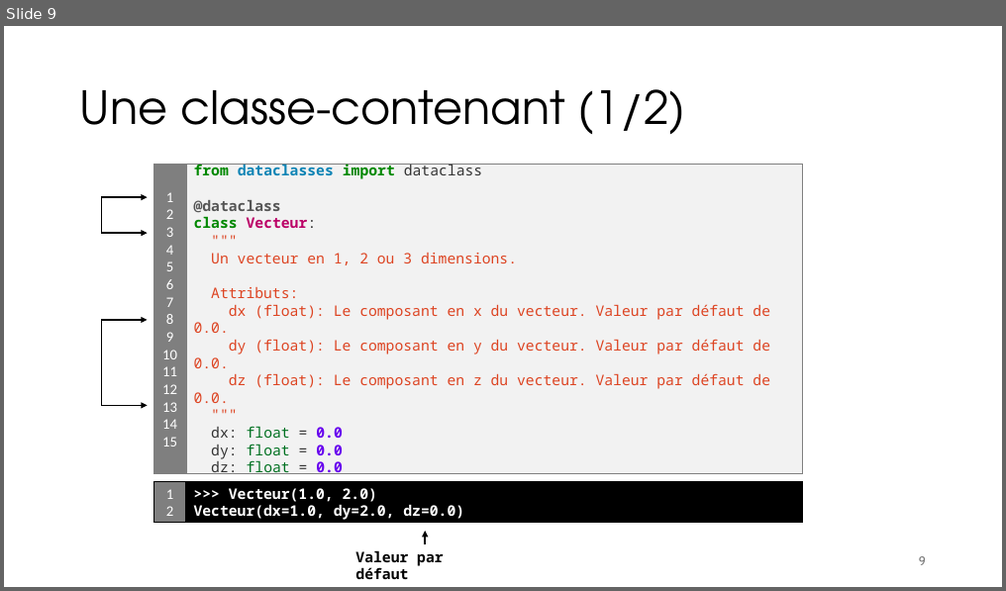
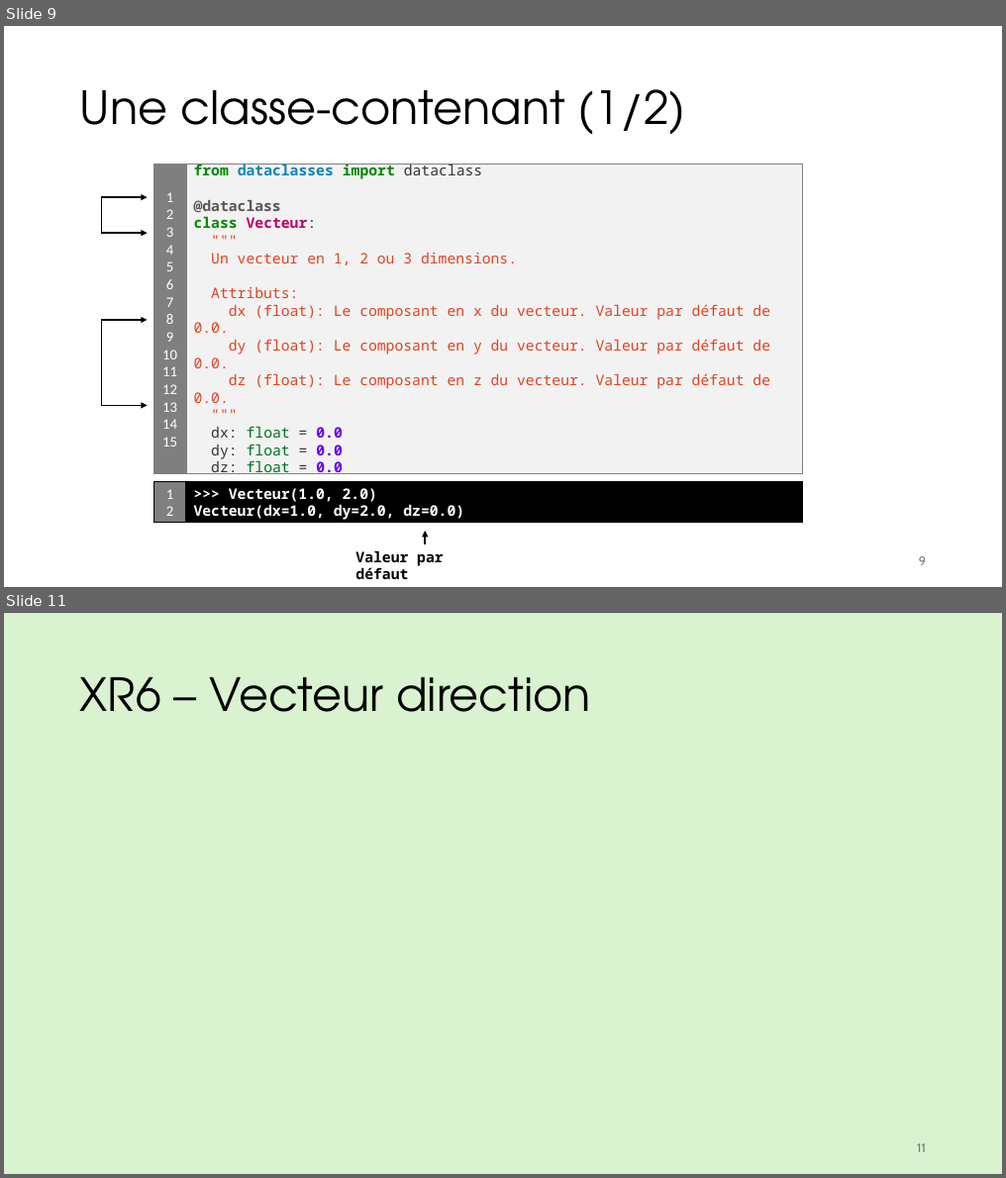
Before and after one commit to iannickgagnon/sagedays_iannick_2026, a slide deck: python_2/presentation_python_2.pptx. Shown one above the other, each under a label of ours: slide 9 before the commit, slides 9 and 11 after it; the slides between them are not shown. The pictures are 1006x591 and 1006x1178 pixels, drawn with LibreOffice and Linux fonts; fonts in the diff are those of the drawing; grey boxes stand for pictures. Boxes give left, top, right and bottom in pixels: in the first picture for what was removed or moved away, otherwise in the second. Text is boxed around its words. In the diff, an @@ line names an element or a change of style, - is before the commit and + after.

```diff
--- a/python_2/presentation_python_2.pptx
+++ b/python_2/presentation_python_2.pptx
@@ slide 11 added at <box>4,613,1002,1174</box>, background #D9F2D0 @@
@@ title added at <box>80,677,591,712</box>, 44 pt, text #000000 @@
+XR6 – Vecteur direction
@@ page number added at <box>917,1144,926,1153</box>, 12 pt, text #797979 @@
+11
```
Also in this commit, not shown: 1 slide changed.
